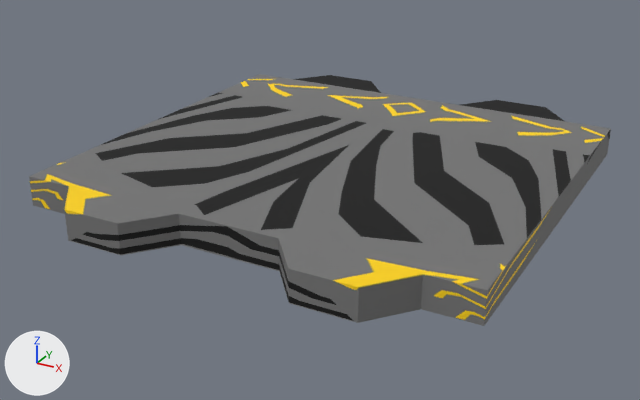
Before and after pictures for a commit that changed the FBX model GraduationGame unity/3DAssets/040_model/030_sets/platforms/platformEX01.fbx.
Camera for both pictures: a camera (50 mm lens) standing at (0.0259, -0.0485, 0.051) and looking at (-0.0007, 0.0, 0.0268). Arrows for +X, +Y and +Z are at lower left; the lights stay in place. Where no turn or scale is listed for an object, it has been applied to the vertices.

Names of what the first picture shows: 'platform01'.
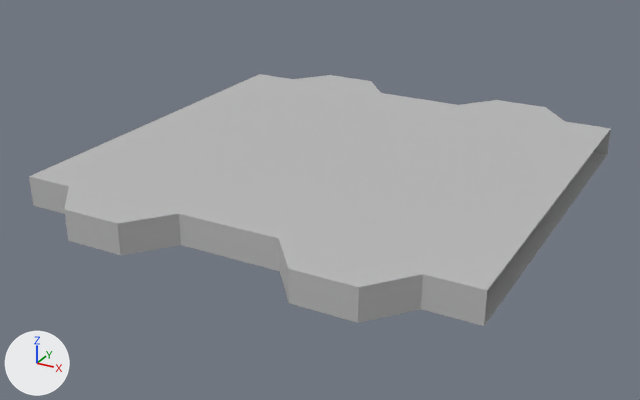
Changed parts and their boxes (x1, y1, x2, y2) in the pictures (640 x 400 px; the box of a moved part takes in the faces that stretch with it):
part 1 of me_mesh, moved or reshaped
    before: (179, 93, 611, 326)
    after: (179, 93, 457, 271)
part 2 of me_mesh, recoloured
    both: (29, 74, 611, 326)

Patch to the scene script:
```diff
--- a/GraduationGame unity/3DAssets/040_model/030_sets/platforms/platformEX01.fbx.py
+++ b/GraduationGame unity/3DAssets/040_model/030_sets/platforms/platformEX01.fbx.py
@@ mat_lambert1 @@
+mat_lambert1 = principled_material('lambert1')
+mat_lambert1.base_color = (0.5, 0.5, 0.5)  # grey #bcbcbc
@@ me_mesh @@
 # used by ob_platform01; location = (0.0, 0.0, 0.029)
-me_mesh.from_pydata(...)  # 44 vertices, 38 faces; spans x -0.015..0.015, y -0.0147..0.0177, z -0.001..0.001
+me_mesh.from_pydata(...)  # 40 vertices, 36 faces; spans x -0.015..0.015, y -0.0147..0.0177, z -0.001..0.001
+# me_mesh part 1
+# 4 vertices are removed from x 0.0, y -0.012..0.015, z -0.001..0.001
+# 6 faces are deleted
+# 4 new faces join them
+# me_mesh part 2: 32 faces spanning x -0.015..0.015, y -0.0147..0.0177, z -0.001..0.001 switch from mat_floor (picture img_floor_basecolor_png) to mat_lambert1 (grey #bcbcbc)
```
